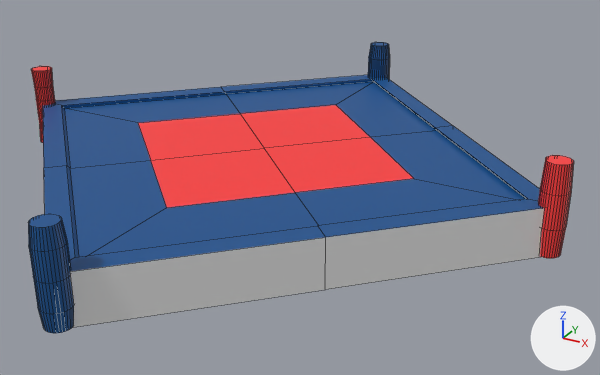
A saved change to the FBX model Assets/Models/ring.fbx.
Both versions are drawn from a 50 mm camera at (17.4, -28.3, 13.6) aimed at (1.8, 0.2, -0.7). Arrows for +X, +Y and +Z are at lower right; the lights stay in place. Mesh edges are drawn as thin lines. Where no turn or scale is listed for an object, it has been applied to the vertices.
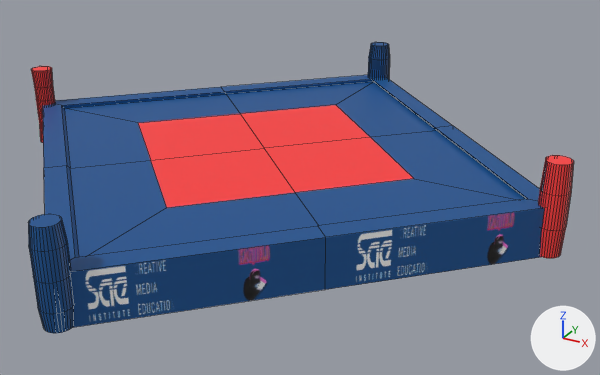
What differs and where, as boxes [x1, y1, x2, y2] in the pictures (600 x 375 px):
```json
{"object": "Cube", "change": "surface changed, recoloured", "before": [52, 159, 550, 330], "after": [52, 159, 550, 330], "on screen": "grey to blue"}
{"part": 1, "of": "me_cube_001", "change": "recoloured", "before": [70, 208, 545, 328], "after": [70, 208, 545, 328], "on screen": "grey to blue"}
{"part": 2, "of": "me_cube_001", "change": "surface changed", "before": [28, 42, 574, 333], "after": [28, 42, 574, 333]}
```

Edits to the scene script, one JSON object a line:
```json
{"op": "add", "block": "img_bakering_png", "code": ["img_bakering_png = load_image('BakeRing.png', 'BakeRing.png', 1024, 1024, 'sRGB')"]}
{"op": "remove", "block": "mat_material_003", "code": "mat_material_003.base_color = (0.00306, 0.083, 0.281)  # blue #0a5190"}
{"op": "add", "block": "mat_material_003", "code": "mat_material_003.texture = img_bakering_png"}
{"block": "me_cube_001", "where": "me_cube_001.from_pydata(...)  # 682 vertices, 560 faces; spans x -12.8..12.8, y -12.9..12.9, z -1.0..2.7"}
{"block": "me_cube_001", "where": "# used by ob_cube; location = (0.0, 0.0, 0.0)"}
{"op": "remove", "block": "me_cube_001", "code": "me_cube_001.materials.append(mat_material_002)  # red #ff3b3b"}
{"block": "me_cube_001", "change": "me_cube_001 part 1: all 8 faces that had it switch from mat_material_005 (white #e7e7e7) to mat_material_003 (picture img_bakering_png)"}
{"block": "me_cube_001", "change": "me_cube_001 part 2: texture (UV) coordinates of 554 of 560 faces, centred in x -12.8..12.8, y -12.9..12.9, z -1.0..2.7, changed; they spanned u 0.0..1.0, v 0.0..1.0 and now span u 0.01..1.0, v 0.0..1.0"}
```
